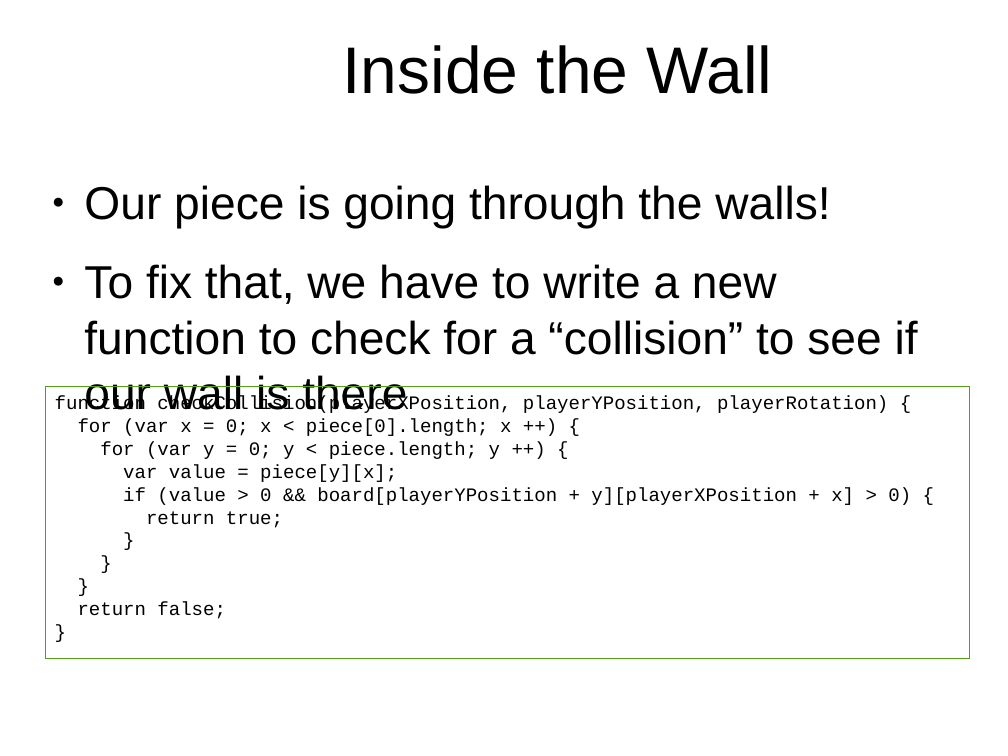
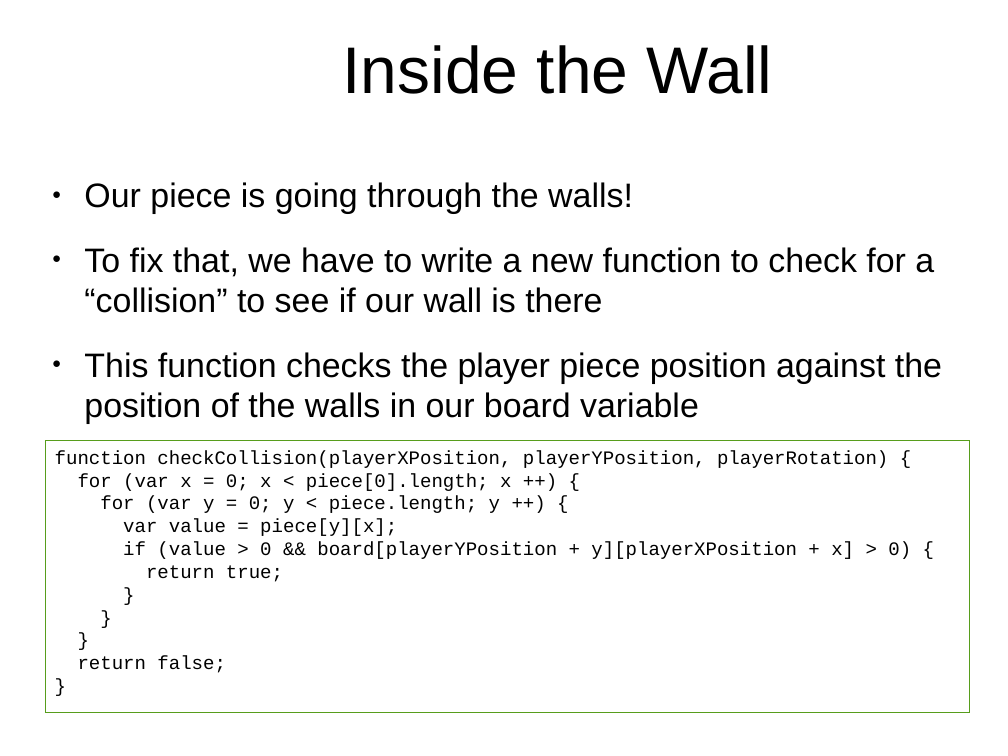
Before and after one commit to originalgrego/Webtris, a slide deck: slide 19 of Webtris - Explorathon 2016.odp (slide 18 before the commit). Drawn at 1008x756 pixels with LibreOffice and Linux fonts; fonts in the diff are those of the drawing; background and template pictures are left out. Boxes give left, top, right and bottom in pixels: in the first picture for what was removed or moved away, otherwise in the second. Text is boxed around its words. In the diff, an @@ line names an element or a change of style, - is before the commit and + after.

```diff
--- a/Webtris - Explorathon 2016.odp
+++ b/Webtris - Explorathon 2016.odp
@@ text at (84,182,934,313): size 36.3 to 26.7 pt in "Our piece is going through the walls!", "To fix that, we have to write ..." @@
@@ text at (84,352,942,424): paragraph added @@
+● This function checks the player piece position against the position of the walls in our board variable
@@ rectangle "function checkCollision(playerXPosition, playerYPosition, pl ...": place and size @@
-rectangle "function checkCollision(playerXPosition, playerYPosition, pl ..." at (46,387,970,659)
+rectangle "function checkCollision(playerXPosition, playerYPosition, pl ..." at (46,441,970,713)
```
Also in this commit, not shown: 11 other slides changed, 1 slide added, 1 other file.
